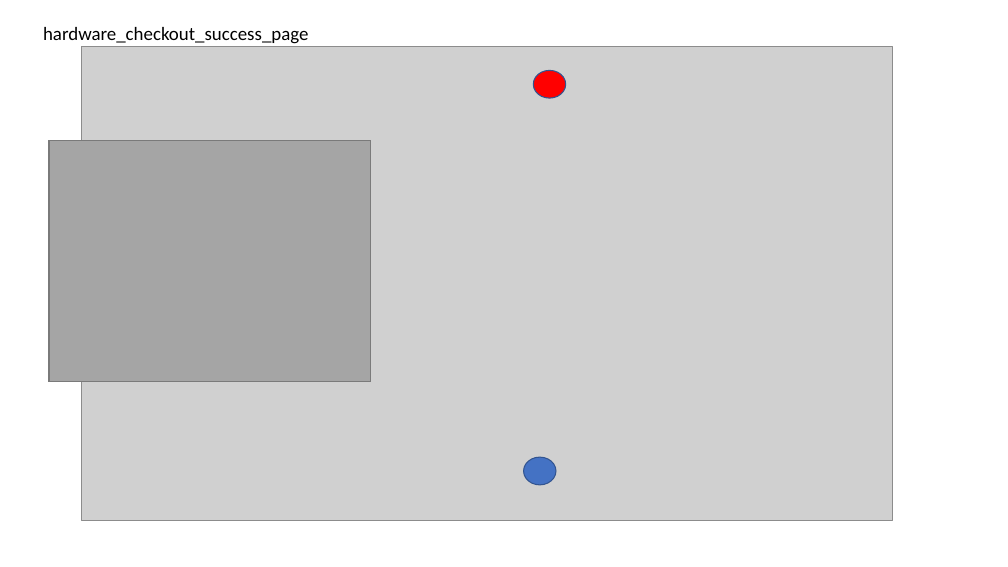
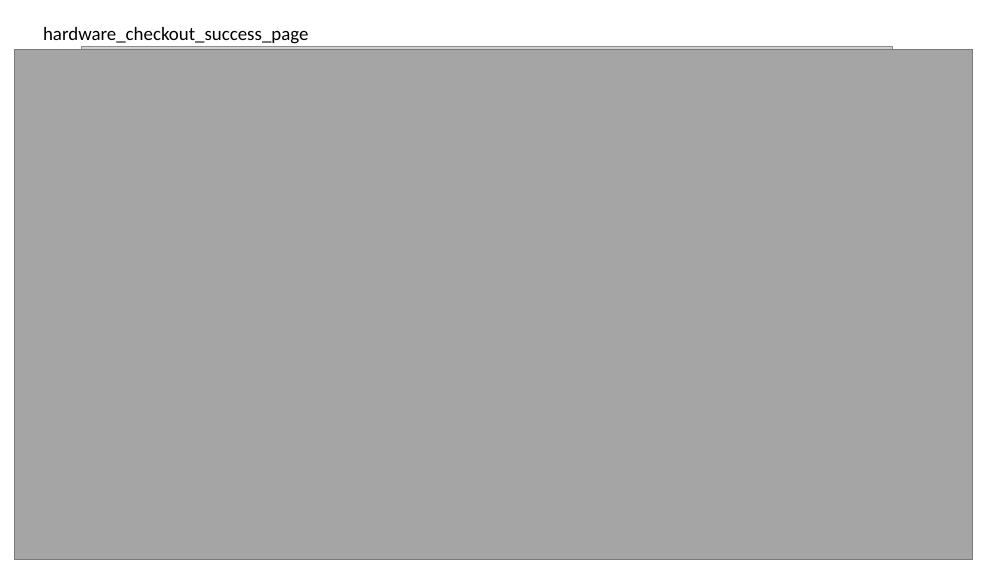
Before and after one commit to sohaibi/EE461L-Project, a slide deck: slide 13 of web app design user flow/userflow.pptx. Drawn at 1008x567 pixels with LibreOffice and Linux fonts; fonts in the diff are those of the drawing; grey boxes stand for pictures. Boxes give left, top, right and bottom in pixels: in the first picture for what was removed or moved away, otherwise in the second. Text is boxed around its words. In the diff, an @@ line names an element or a change of style, - is before the commit and + after.

```diff
--- a/web app design user flow/userflow.pptx
+++ b/web app design user flow/userflow.pptx
@@ rectangle added at [14, 50, 972, 560], fill #A5A5A5, outline #7A7A7A 1 pt @@
@@ ellipse removed at [533, 70, 566, 98] @@
@@ rectangle removed at [49, 141, 371, 382] @@
@@ ellipse removed at [524, 457, 557, 485] @@
```
Also in this commit, not shown: 6 other slides changed.
